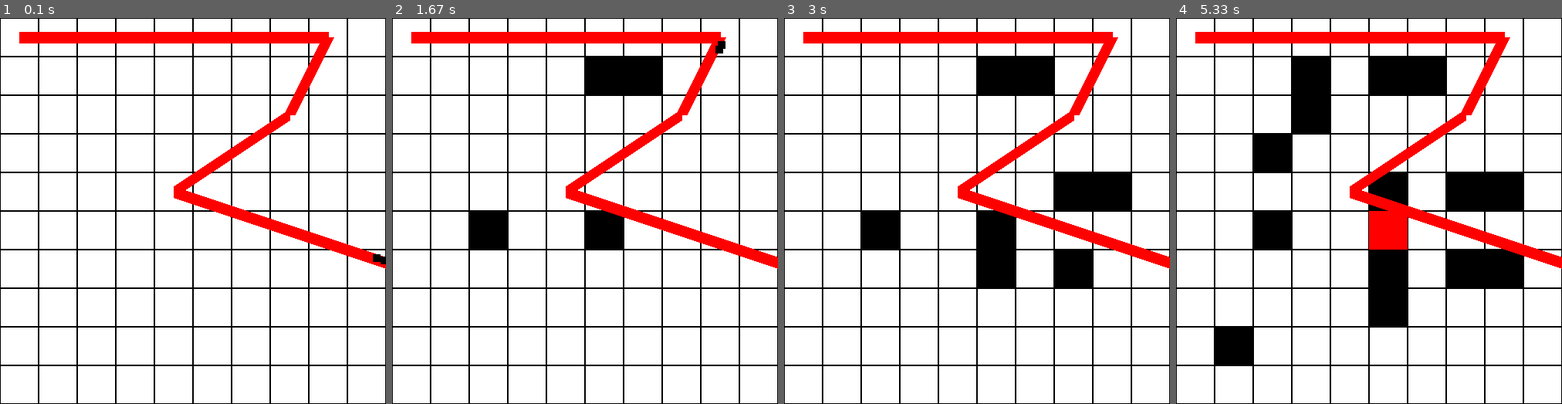
Above: before the commit, frames 1-4 (left to right).
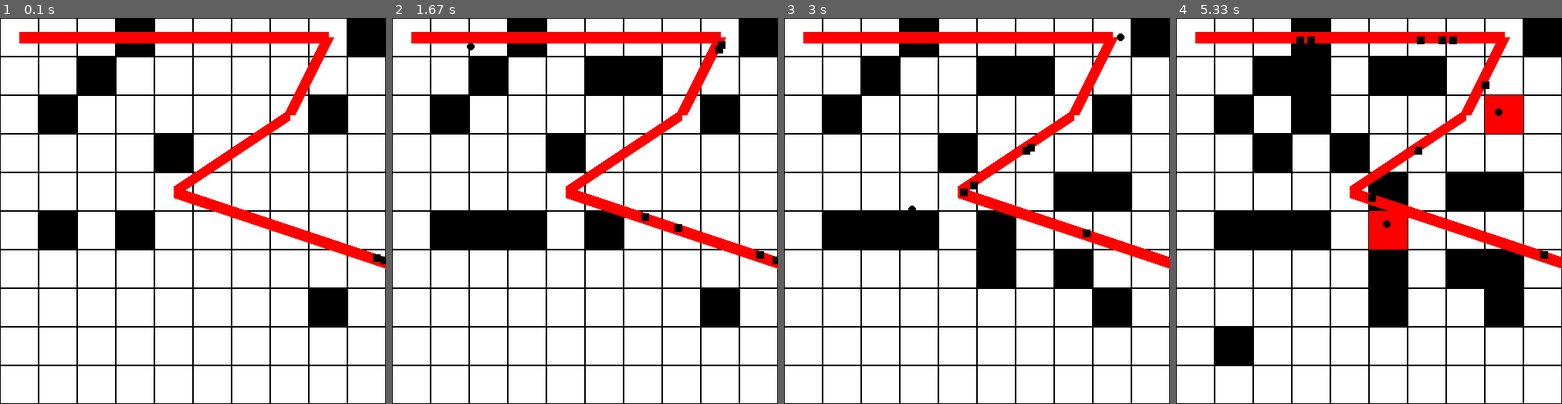
Above: after the commit, the same moments.

Repository: sillypantscoder/pygametowerdefense
Game: pygame game, started from main.py
Two runs of this game, one before a commit and one after it. Both use one fixed random seed, a clock stepped at 60 frames per second and the inputs below.
Inputs (mouse positions are in pixels of both pictures, inside the frame that each line leads up to):
- Up to frame 1 (0.1 s): no input
- Up to frame 2 (1.67 s): click (585, 211) at 0.4 s; click (492, 214) at 0.73 s; click (642, 75) at 1.07 s; click (592, 79) at 1.4 s
- Up to frame 3 (3 s): click (980, 253) at 1.73 s; click (1077, 272) at 2.07 s; click (1077, 176) at 2.4 s; click (1115, 180) at 2.73 s
- Up to frame 4 (5.33 s): click (1504, 288) at 3.07 s; click (1384, 195) at 3.4 s; click (1284, 141) at 3.73 s; click (1253, 353) at 4.07 s; click (1307, 83) at 4.4 s; click (1392, 319) at 4.73 s; click (1295, 118) at 5.07 s

The runs differ from the first frame. In frame 1, 8.0% of the frame differs, in the area x 10-100%, y 0-80%; in frame 2, 8.2%; in frame 3, 8.2%; in frame 4, 8.5%.

Commit message:
Bullets hit enemies

Diff:
--- a/main.py
+++ b/main.py
@@ -10,7 +10,7 @@
 screen = pygame.display.set_mode(SCREENSIZE, pygame.RESIZABLE)
 CELLSIZE = 50
 
-BOARD = [[0 for y in range(10)] for x in range(10)]
+BOARD = [[random.choice([0, 0, 0, 0, 0, 0, 0, 0, 0, 0, 0, random.randint(1, 99)]) for y in range(10)] for x in range(10)]
 ROUTE = [[random.randint(0, 10), random.randint(0, 10)] for x in range(5)]
 
 def routecopy(r: "list[list[int]]" = ROUTE) -> "list[list[int]]":
@@ -44,6 +44,7 @@
 		else:
 			self.prevpos = self.route.pop(0)
 			self.ticks = 0
+		self.tickcustom()
 	def die(self):
 		if self in entities:
 			self.despawn()
@@ -51,10 +52,30 @@
 		else:
 			print(f"Entity {self} was removed twice!")
 	def despawn(self): pass
+	def tickcustom(self): pass
+
+class Enemy(Entity):
+	pass
+
+class Bullet(Entity):
+	def draw(self):
+		r = pygame.Surface((10, 10), pygame.SRCALPHA)
+		r.fill((255, 255, 255, 0))
+		pygame.draw.circle(r, BLACK, (5, 5), 5)
+		for e in entities:
+			if isinstance(e, Enemy):
+				if abs(e.pos[0] - self.pos[0]) < 0.1:
+					if abs(e.pos[1] - self.pos[1]) < 0.1:
+						pygame.draw.line(screen, RED, [cellno_to_pixel(self.pos[0]), cellno_to_pixel(self.pos[1])], [cellno_to_pixel(e.pos[0]), cellno_to_pixel(e.pos[1])])
+						r = pygame.Surface((20, 20), pygame.SRCALPHA)
+						r.fill((255, 0, 0, 255))
+						pygame.draw.circle(r, BLACK, (15, 15), 5)
+		return r
 
 entities = []
-entities.append(Entity())
+entities.append(Enemy())
 cellno_to_pixel = (lambda x: round((x * CELLSIZE) + (0.5 * CELLSIZE)))
+pixel_to_cellno = (lambda x: (x - (0.5 * CELLSIZE)) / CELLSIZE)
 
 c = pygame.time.Clock()
 running = True
@@ -80,7 +101,7 @@
 				pygame.draw.rect(screen, BLACK, cellrect, 1)
 			elif BOARD[x][y] == 1:
 				pygame.draw.rect(screen, RED, cellrect)
-				Entity()
+				Bullet([[x, y], [pixel_to_cellno(CELLSIZE), 0]])
 				BOARD[x][y] = 99
 			elif BOARD[x][y] < 100:
 				pygame.draw.rect(screen, BLACK, cellrect)
@@ -97,6 +118,8 @@
 		x = cellno_to_pixel(e.pos[0])# - (s.get_width() / 2)
 		y = cellno_to_pixel(e.pos[1]) - (s.get_height() / 2)
 		screen.blit(s, (x, y))
+	# Spawning
+	if random.random() < 0.1: Enemy()
 	#pygame.draw.line(screen, BLACK, [cellno_to_pixel(e.prevpos[0]), cellno_to_pixel(e.prevpos[1])], [cellno_to_pixel(e.route[0][0]), cellno_to_pixel(e.route[0][1])], 1)
 	# Flip
 	pygame.display.flip()
